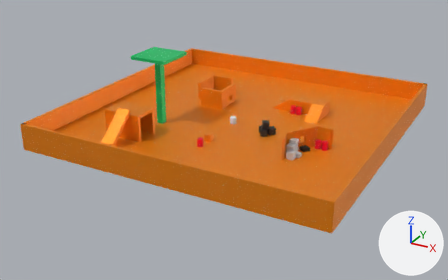
The Blender file Assets/MapModels/map.blend: old version first, new version second.
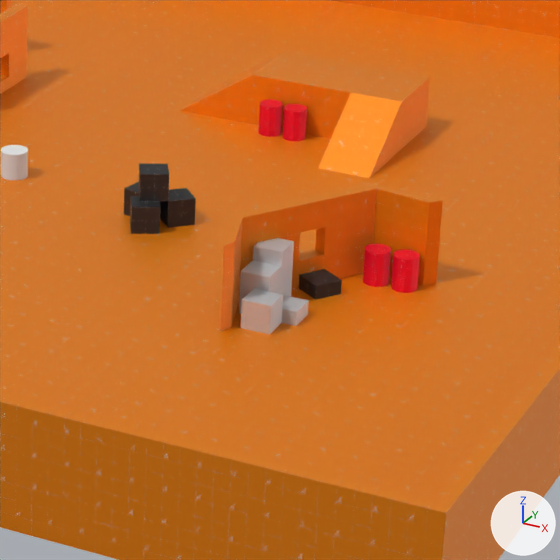
Each version is shown whole from a camera (50 mm lens) standing at (84.3, -159.2, 74.2) and looking at (-0.8, -4.5, -3.2), then close up on the part from 51% to 81% of the width and 29% to 76% of the height. Lighting does not change. The marker at lower right points along +X, +Y and +Z.

In view in the first close-up: 'barrel-col.004', 'cube-col', 'wall-col.002', 'wall-col.003', 'wall-col.004', 'wall-col.006', 'wall-col.010', 'wall-col.011', 'wall-col.012', 'wall-col.015', 'wall-col.016', 'wall-col.017', 'wall-col.018', 'wall-col.019'.
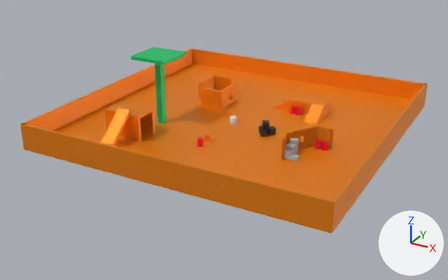
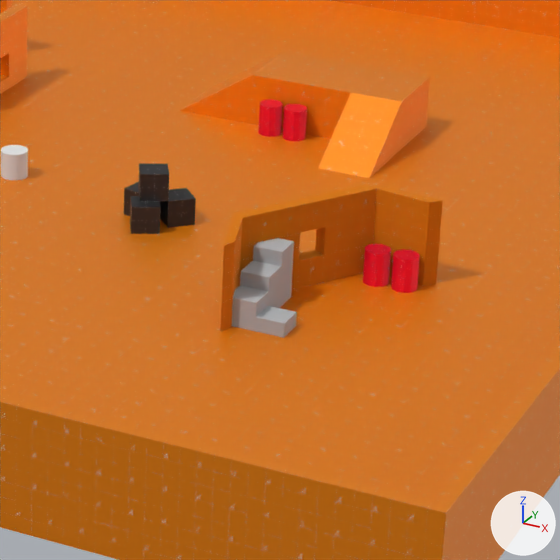
Pixel boxes (x1, y1, x2, y2) of what changed, in the close-ups (560 x 560 px):
'wall-col.010', surface changed (orange to brown)
    both: (220, 184, 443, 331)
'wall-col.017', surface changed, moved (beige to brown)
    before: (241, 288, 283, 334)
    after: (232, 285, 269, 331)
'wall-col.016', moved
    before: (282, 295, 309, 326)
    after: (255, 306, 297, 338)
'wall-col.018', surface changed
    both: (253, 238, 294, 308)
'wall-col.019', deleted
    before: (299, 269, 342, 300)

Diff of the bpy script that builds the scene:
```diff
--- a/Assets/MapModels/map.blend.py
+++ b/Assets/MapModels/map.blend.py
@@ mat_material_002 @@
 n1 = _N.new('ShaderNodeBsdfPrincipled'); n1.name = 'Principled BSDF'
 n1.inputs[1].default_value = 0.5  # 'Metallic'
+n1.inputs[2].default_value = 1.0  # 'Roughness'
 n2 = _N.new('ShaderNodeTexCoord'); n2.name = 'Texture Coordinate'
@@ mat_material_013 @@
 n1 = _N.new('ShaderNodeBsdfPrincipled'); n1.name = 'Principled BSDF'
 n1.inputs[1].default_value = 0.5  # 'Metallic'
+n1.inputs[2].default_value = 1.0  # 'Roughness'
 n2 = _N.new('ShaderNodeTexCoord'); n2.name = 'Texture Coordinate'
@@ mat_material_011 @@
 n1 = _N.new('ShaderNodeBsdfPrincipled'); n1.name = 'Principled BSDF'
 n1.inputs[1].default_value = 0.5  # 'Metallic'
+n1.inputs[2].default_value = 1.0  # 'Roughness'
 n2 = _N.new('ShaderNodeTexCoord'); n2.name = 'Texture Coordinate'
@@ ob_wall_col_016 @@
 ob_wall_col_016 = bpy.data.objects.new('wall-col.016', me_cube_018)
-ob_wall_col_016.location = (27.0, -13.0, 2.0)
+ob_wall_col_016.location = (27.0, -15.0, 2.0)
@@ ob_wall_col_017 @@
 ob_wall_col_017 = bpy.data.objects.new('wall-col.017', me_cube_019)
-ob_wall_col_017.location = (26.0, -15.0, 2.0)
+ob_wall_col_017.location = (25.0, -15.0, 2.0)
@@ ob_wall_col_019 @@
-ob_wall_col_019 = bpy.data.objects.new('wall-col.019', me_cube_021)
-ob_wall_col_019.location = (27.3, -8.23, 2.0)
-ob_wall_col_019.rotation_euler = (0.0, 0.0, -0.597)  # degrees (0, 0, -34)
```
